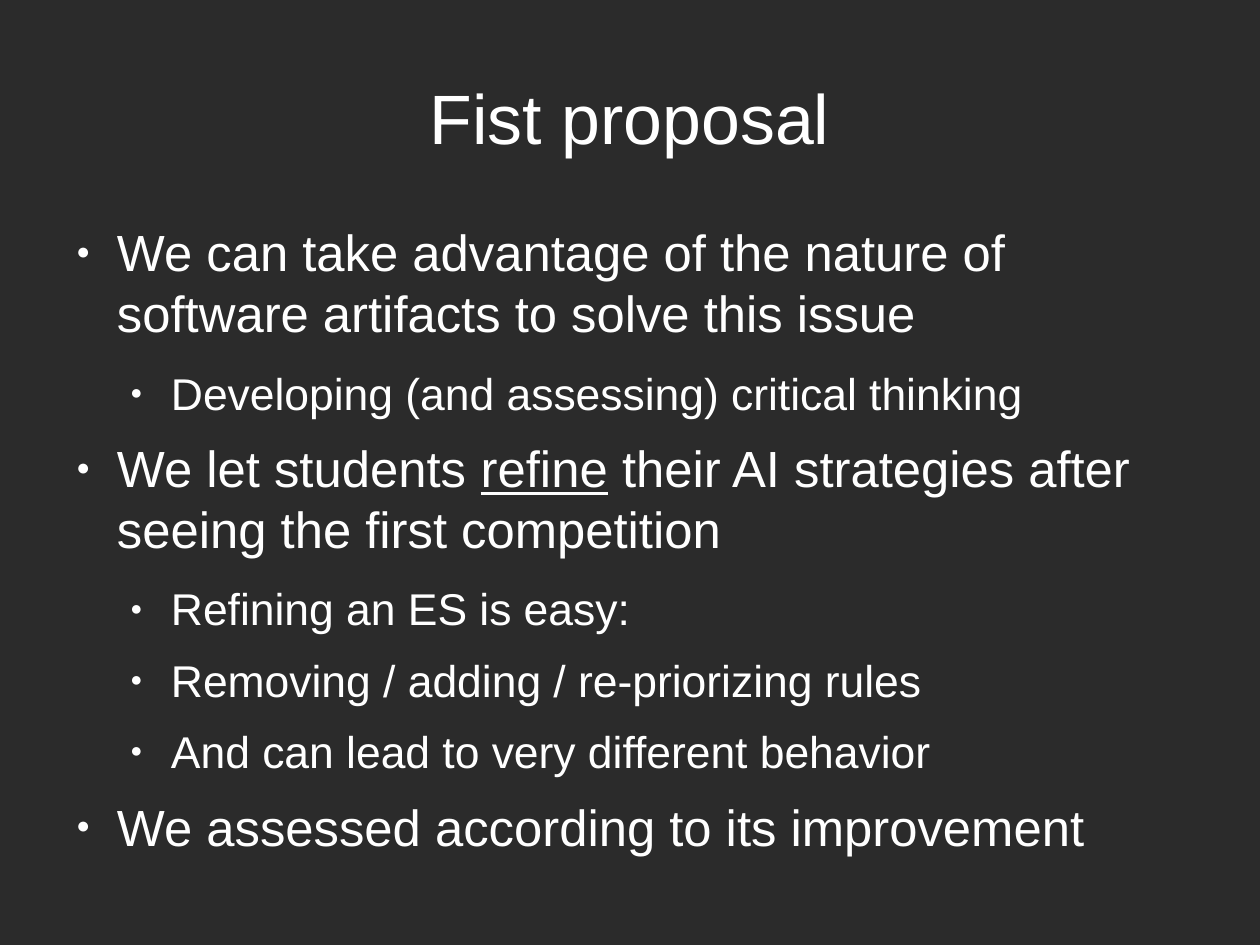
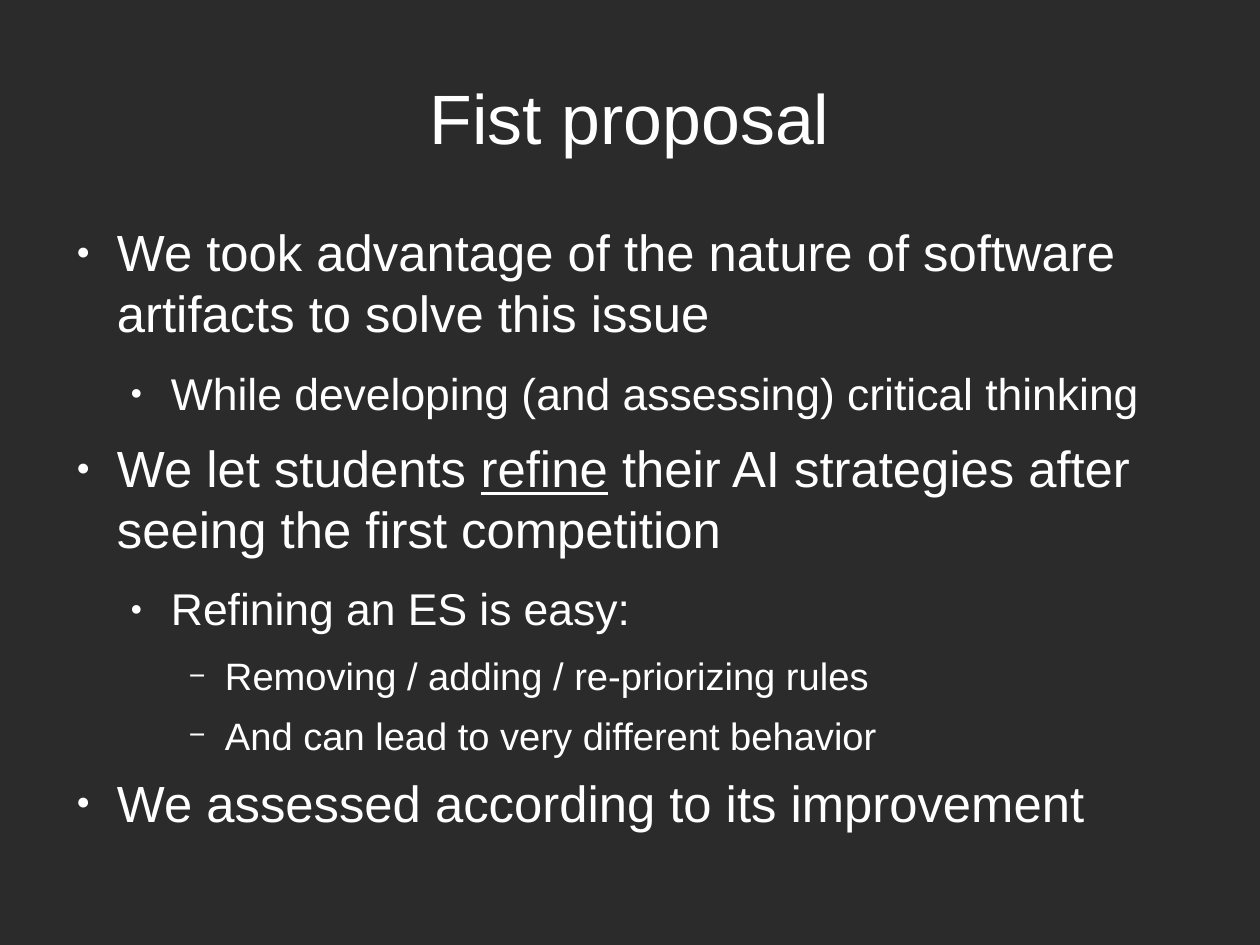
Before and after one commit to rompehielos013013013/gsiege, a slide deck: slide 19 of presentacion/Brunel2014/assessingCompetitions.odp (slide 16 before the commit). Drawn at 1260x945 pixels with LibreOffice and Linux fonts; fonts in the diff are those of the drawing; background and template pictures are left out; a plain dark background stands for a picture behind light text. Boxes give left, top, right and bottom in pixels: in the first picture for what was removed or moved away, otherwise in the second. Text is boxed around its words. In the diff, an @@ line names an element or a change of style, - is before the commit and + after.

```diff
--- a/presentacion/Brunel2014/assessingCompetitions.odp
+++ b/presentacion/Brunel2014/assessingCompetitions.odp
@@ text at (117, 234, 1138, 419): text changed @@
-● We can take advantage of the nature of software artifacts to solve this issue
-  ● Developing (and assessing) critical thinking
+● We took advantage of the nature of software artifacts to solve this issue
+  ● While developing (and assessing) critical thinking
@@ text at (225, 662, 876, 758): size 28 to 24 pt in "Removing / adding / re-priorizing rules", "And can lead to very different behavior"; bullet ● to −; list level 2 to 3 in "Removing / adding / re-priorizing ..."; list level 2 to 3 in "And can lead to very ..." @@
```
Also in this commit, not shown: 10 other slides changed, 3 slides added.
